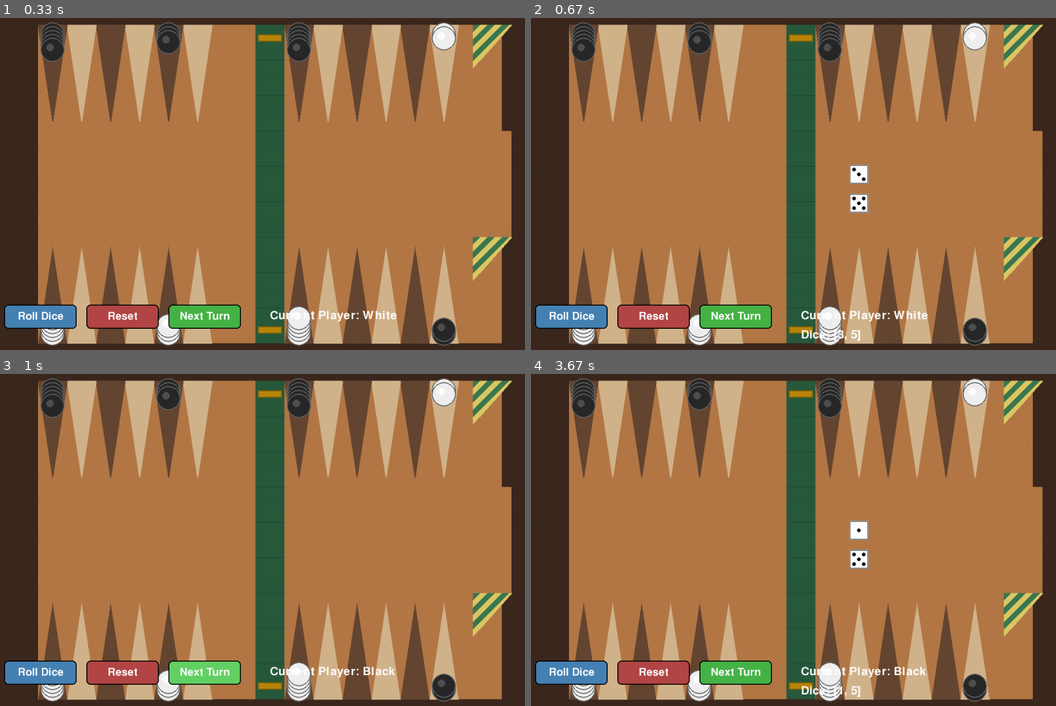
Above: before the commit, frames 1-4 (two rows, left to right).
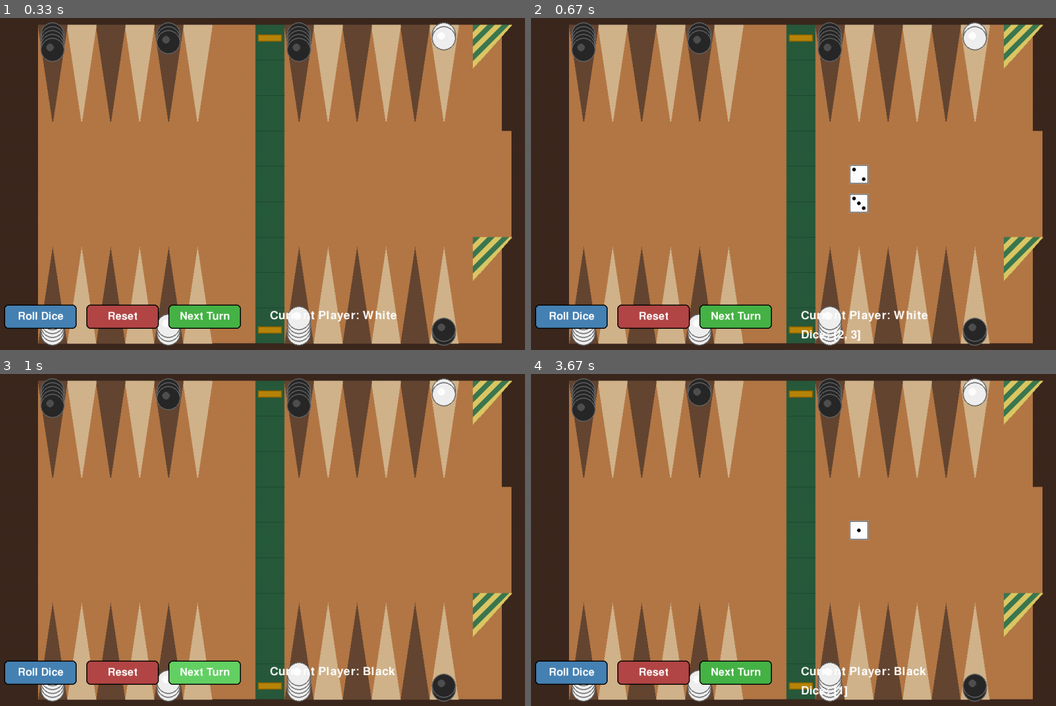
Above: after the commit, the same moments.

Repository: um-computacion/computacion-2025-backgammon-juliamorandini
Game: pygame game, started from PygameUI.py
The game is run twice, just before and just after one commit, with the same random seed, the same clock (stepped at 60 frames per second) and the same inputs.
Inputs (mouse positions are in pixels of both pictures, inside the frame that each line leads up to):
- Up to frame 1 (0.33 s): no input
- Up to frame 2 (0.67 s): tap Space at 0.33 s
- Up to frame 3 (1 s): click "Next Turn" at 0.72 s
- Up to frame 4 (3.67 s): click (888, 403) at 1.05 s; tap Space at 1.4, 1.7 s; click "Roll Dice" at 2.72 s; click (709, 413) at 3.05 s; click (578, 453) at 3.38 s

Frame 1 is identical in both runs. In frame 2, less than 0.1% of the frame differs, in the area x 58-64%, y 46-97%; in frame 3, nothing differs; in frame 4, 0.5%, in the area x 7-65%, y 3-98%.

Commit message:
arreglado de pygame y agregado de notificacion de advertencia

Diff:
--- a/pygame_ui/backgammon_board.py
+++ b/pygame_ui/backgammon_board.py
@@ -41,8 +41,8 @@
         # Draw checkers based on board state
         self.checker_renderer.draw(surface, self.board)
 
-        # Draw dice if rolled
-        if self.dice_values:
+        # Draw dice if rolled (and there are dice values available)
+        if self.dice_values and len(self.dice_values) > 0:
             self.dice_renderer.draw(surface, self.dice_values)
 
     def update(self):
@@ -61,7 +61,15 @@
     def roll_dice(self):
         """Roll dice for current player."""
         import random
-        self.dice_values = [random.randint(1, 6), random.randint(1, 6)]
+        die1 = random.randint(1, 6)
+        die2 = random.randint(1, 6)
+
+        # If doubles, player gets 4 moves of that number
+        if die1 == die2:
+            self.dice_values = [die1, die1, die1, die1]
+        else:
+            self.dice_values = [die1, die2]
+
         return self.dice_values
 
     def move_checker(self, from_point, to_point):
--- /dev/null
+++ b/pygame_ui/notification.py
@@ -0,0 +1,93 @@
+"""
+Notification system for displaying messages to the player.
+cada vez que se hacia un movimiento fuera de rango el programa se cerraba y se tenia que reiniciar partida
+"""
+import pygame
+from config import Config
+
+
+class Notification:
+    """
+    Displays temporary messages on screen.
+    Shows errors, warnings, and info messages to the player.
+    """
+
+    def __init__(self):
+        """Initialize the notification system."""
+        self.messages = []  # List of (text, color, time_remaining)
+        self.font = pygame.font.Font(None, 40)
+        self.display_time = 3000  # 3 seconds in milliseconds
+
+    def add_message(self, text, message_type="info"):
+        """
+        Add a new message to display.
+
+        Args:
+            text: Message text to display
+            message_type: Type of message - "error", "warning", "info", "success"
+        """
+        # Choose color based on message type
+        colors = {
+            "error": (255, 50, 50),      # Red
+            "warning": (255, 200, 50),   # Yellow
+            "info": (100, 150, 255),     # Blue
+            "success": (50, 255, 100)    # Green
+        }
+
+        color = colors.get(message_type, colors["info"])
+        self.messages.append({
+            "text": text,
+            "color": color,
+            "time": pygame.time.get_ticks(),
+            "duration": self.display_time
+        })
+
+        # Keep only last 3 messages
+        if len(self.messages) > 3:
+            self.messages.pop(0)
+
+    def update(self):
+        """Update and remove expired messages."""
+        current_time = pygame.time.get_ticks()
+        self.messages = [
+            msg for msg in self.messages
+            if current_time - msg["time"] < msg["duration"]
+        ]
+
+    def draw(self, surface):
+        """
+        Draw all active messages on screen.
+
+        Args:
+            surface: Pygame surface to draw on
+        """
+        self.update()
+
+        # Draw messages from top to bottom
+        y_offset = 20
+        for i, msg in enumerate(self.messages):
+            # Calculate fade effect based on time remaining
+            current_time = pygame.time.get_ticks()
+            time_passed = current_time - msg["time"]
+            time_remaining = msg["duration"] - time_passed
+
+            # Fade out in last 500ms
+            if time_remaining < 500:
+                alpha = int(255 * (time_remaining / 500))
+            else:
+                alpha = 255
+
+            # Render text with background
+            text_surface = self.font.render(msg["text"], True, msg["color"])
+            text_rect = text_surface.get_rect(center=(Config.SCREEN_WIDTH // 2, y_offset + i * 50))
+
+            # Draw semi-transparent background
+            bg_rect = text_rect.inflate(20, 10)
+            bg_surface = pygame.Surface((bg_rect.width, bg_rect.height))
+            bg_surface.set_alpha(min(200, alpha))
+            bg_surface.fill((40, 40, 40))
+            surface.blit(bg_surface, bg_rect)
+
+            # Draw text
+            text_surface.set_alpha(alpha)
+            surface.blit(text_surface, text_rect)
